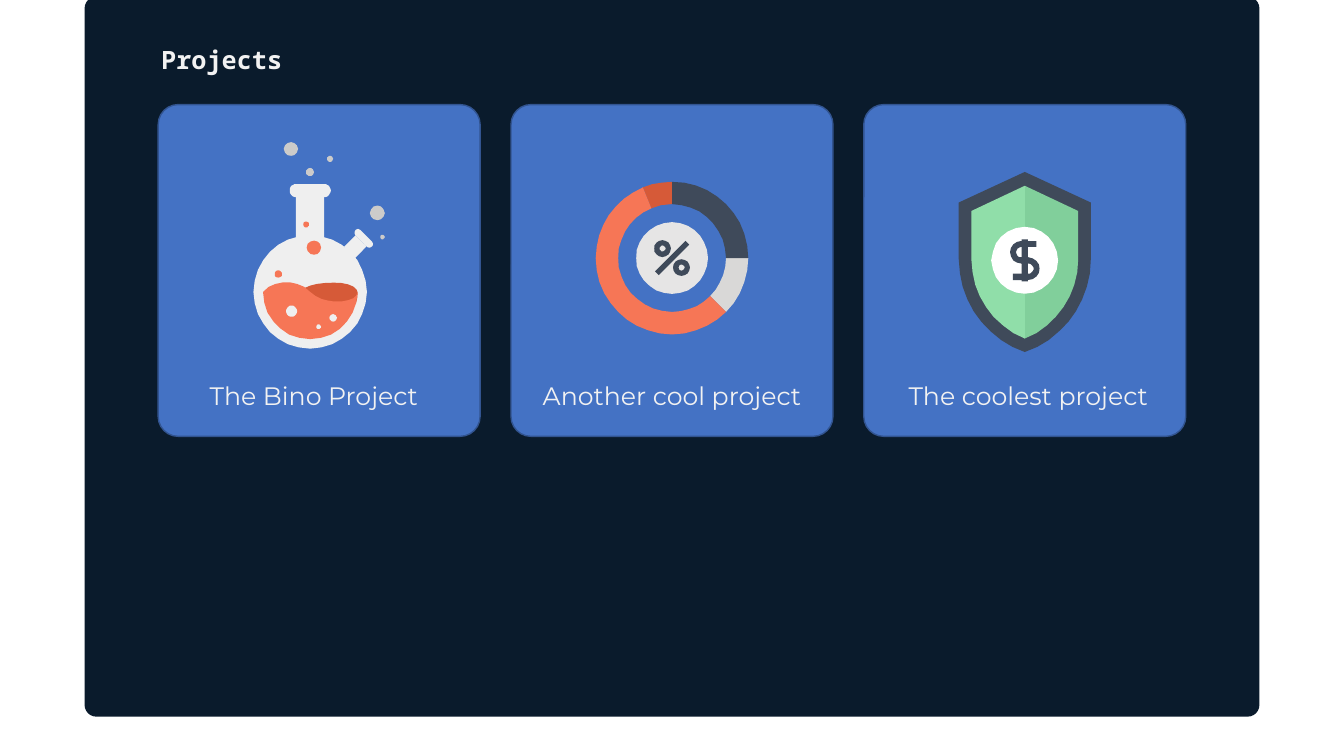
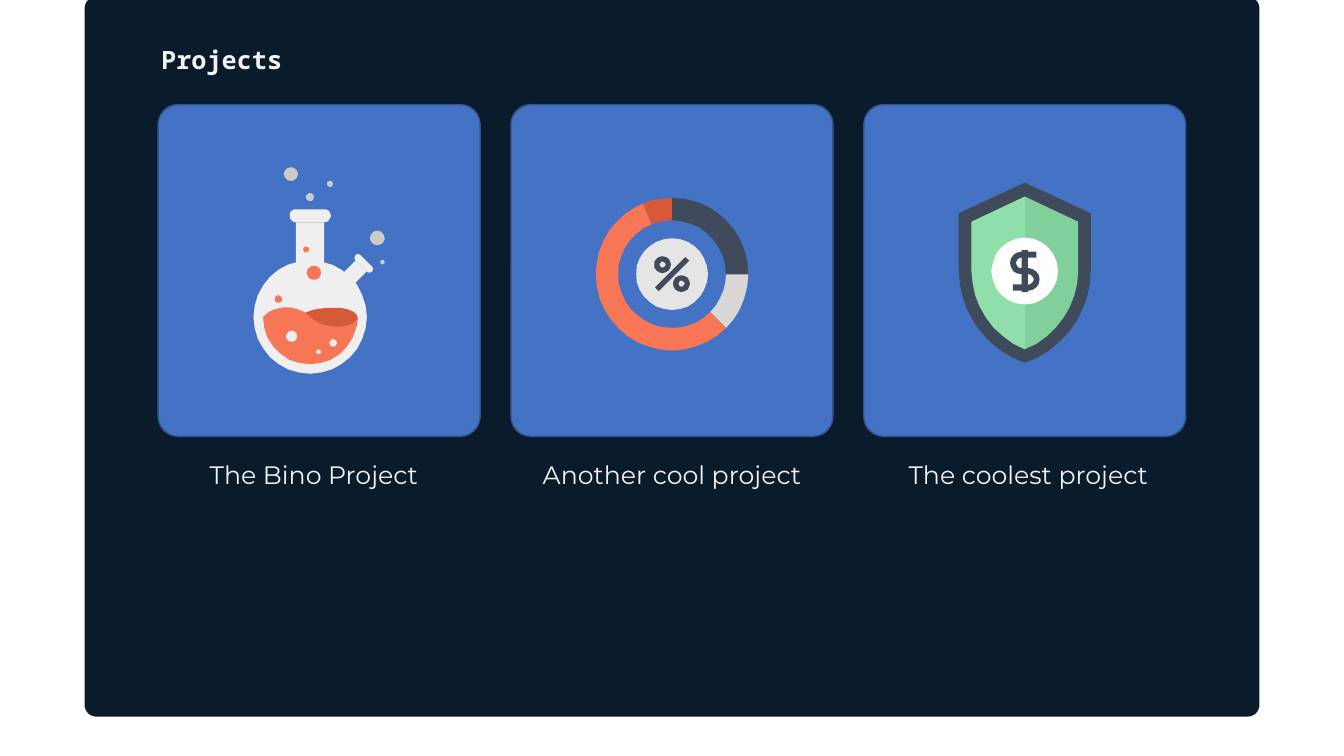
Before and after one commit to juli-nea/juli-nea.github.io, a slide deck: slide 3 of Wireframing.pptx. Drawn at 1344x756 pixels with LibreOffice and Linux fonts; fonts in the diff are those of the drawing. Boxes give left, top, right and bottom in pixels: in the first picture for what was removed or moved away, otherwise in the second. Text is boxed around its words. In the diff, an @@ line names an element or a change of style, - is before the commit and + after.

```diff
--- a/Wireframing.pptx
+++ b/Wireframing.pptx
@@ 17 freeform shapes, 1 rectangle moved together from (x1=253, y1=142, x2=385, y2=349) to (x1=253, y1=167, x2=385, y2=374) @@
@@ 8 freeform shapes moved together from (x1=596, y1=181, x2=749, y2=335) to (x1=596, y1=198, x2=749, y2=351) @@
@@ 6 freeform shapes, 1 rectangle moved together from (x1=959, y1=172, x2=1091, y2=353) to (x1=959, y1=182, x2=1091, y2=363) @@
@@ 3 texts moved together from (x1=210, y1=386, x2=1148, y2=410) to (x1=210, y1=465, x2=1148, y2=489) @@
```
Also in this commit, not shown: 1 other slide changed, 2 other files.
